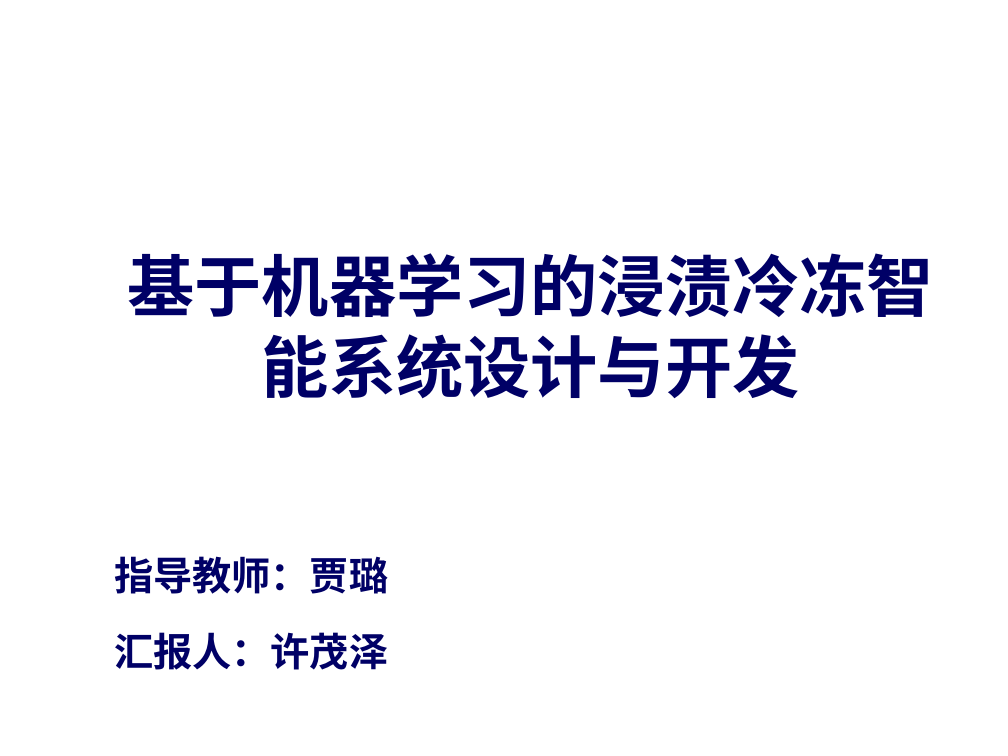
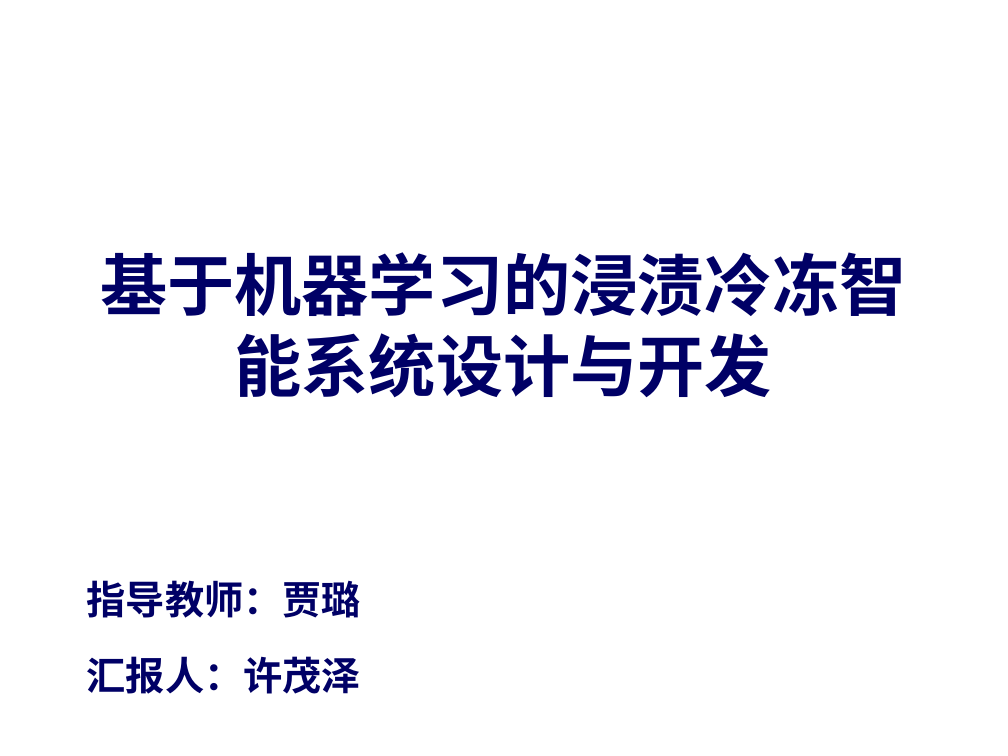
Before and after one commit to zhou-xingxing/graduate_work, a slide deck: slide 1 of 开题答辩-许茂泽.pptx. Drawn at 1008x756 pixels with LibreOffice and Linux fonts; fonts in the diff are those of the drawing; background and template pictures are left out. Boxes give left, top, right and bottom in pixels: in the first picture for what was removed or moved away, otherwise in the second. Text is boxed around its words. In the diff, an @@ line names an element or a change of style, - is before the commit and + after.

```diff
--- a/开题答辩-许茂泽.pptx
+++ b/开题答辩-许茂泽.pptx
@@ title "基于机器学习的浸渍冷冻智能系统设计与开发": place and size @@
-title "基于机器学习的浸渍冷冻智能系统设计与开发" at (128, 253, 934, 399)
+title "基于机器学习的浸渍冷冻智能系统设计与开发" at (100, 252, 906, 398)
@@ subtitle "指导教师：贾璐": place and size @@
-subtitle "指导教师：贾璐" at (114, 556, 388, 670)
+subtitle "指导教师：贾璐" at (87, 580, 361, 694)
```
Also in this commit, not shown: 6 other slides changed, 3 slides added, 1 slide removed, 1 other file.
